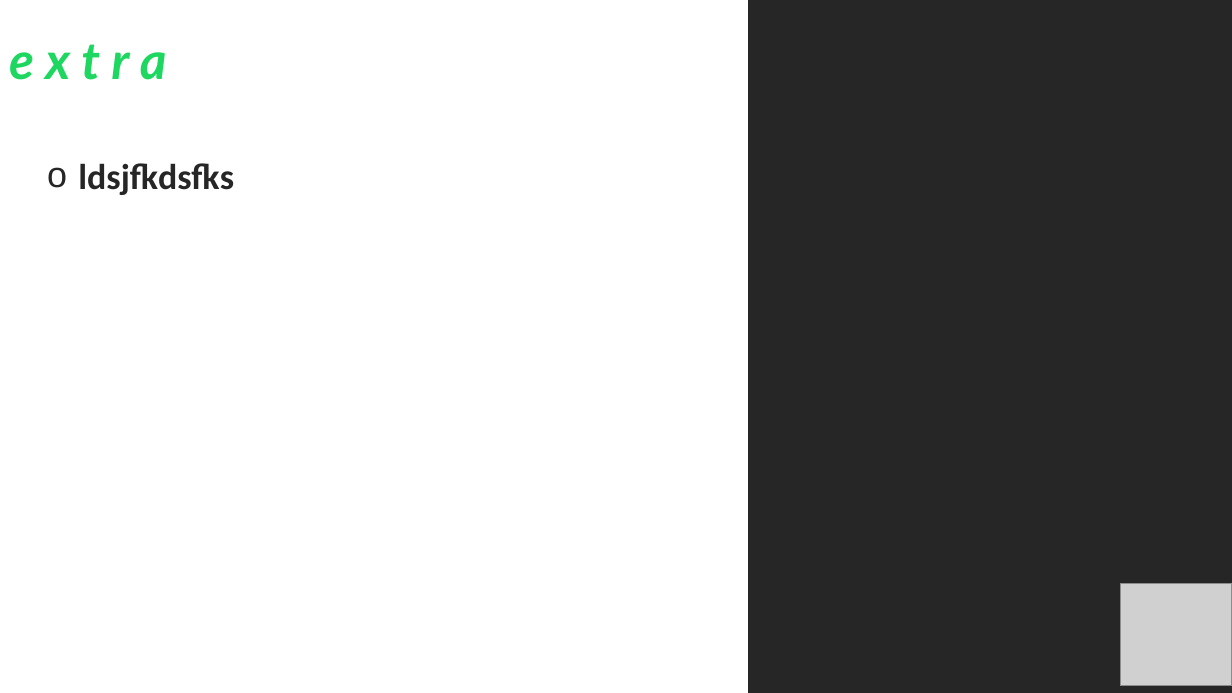
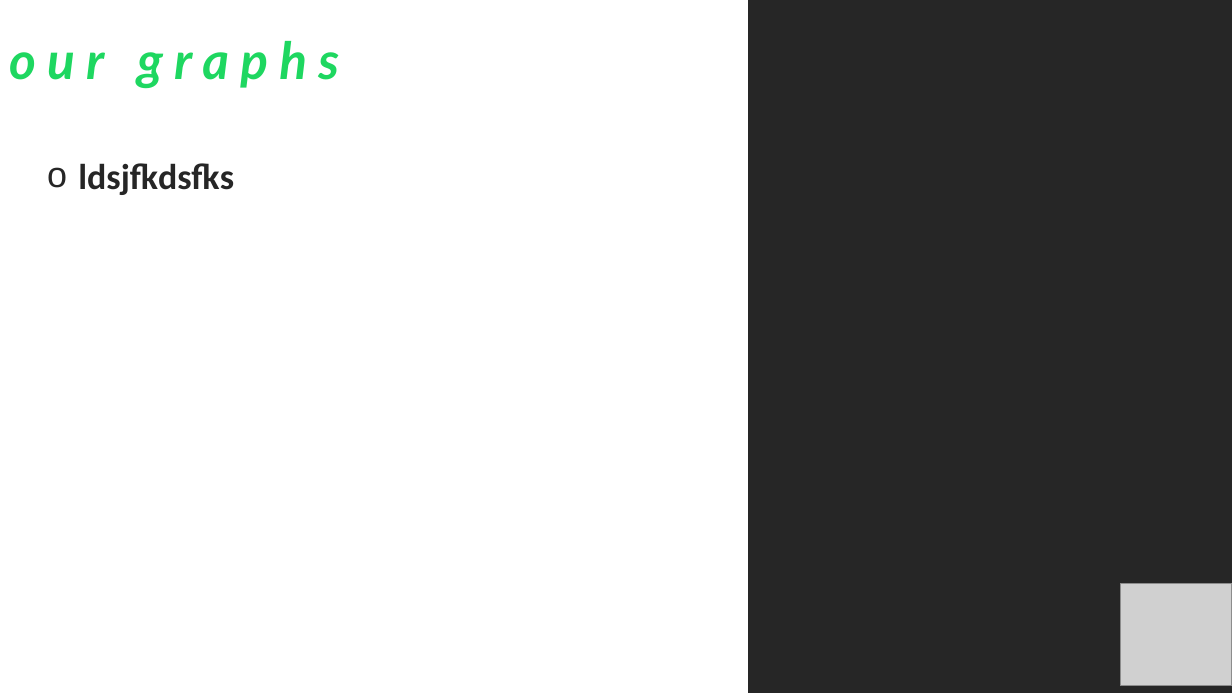
Before and after one commit to iastanehasl/Project-One, a slide deck: slide 9 of Spotipy Presentation 10.27.pptx. Drawn at 1232x693 pixels with LibreOffice and Linux fonts; fonts in the diff are those of the drawing; grey boxes stand for pictures. Boxes give left, top, right and bottom in pixels: in the first picture for what was removed or moved away, otherwise in the second. Text is boxed around its words. In the diff, an @@ line names an element or a change of style, - is before the commit and + after.

```diff
--- a/Spotipy Presentation 10.27.pptx
+++ b/Spotipy Presentation 10.27.pptx
@@ text at box(9, 41, 339, 88): text changed @@
-e x t r a
+o u r g r a p h s
```
Also in this commit, not shown: 8 other slides changed, 1 slide added, 1 slide removed.
